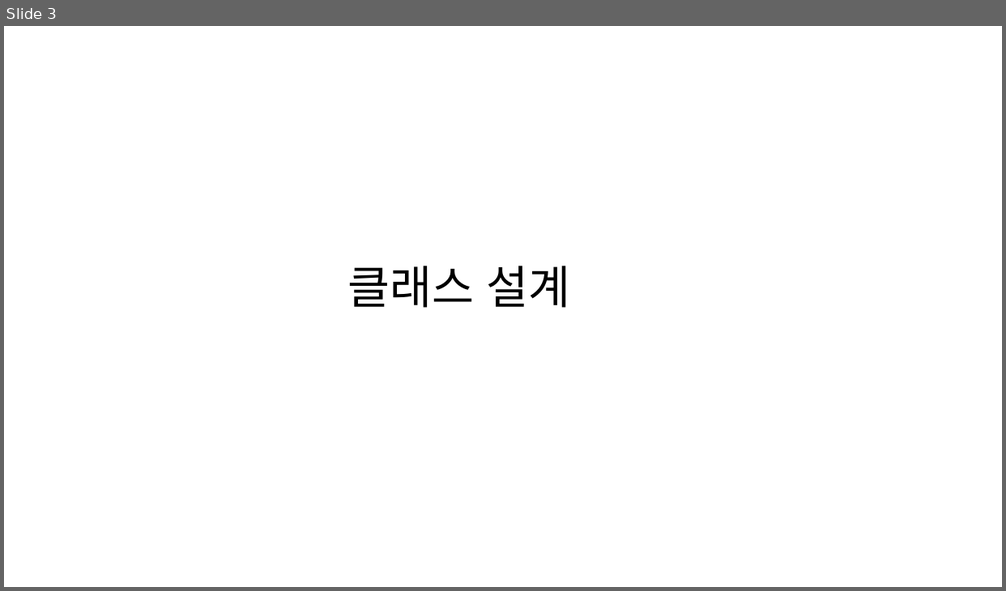
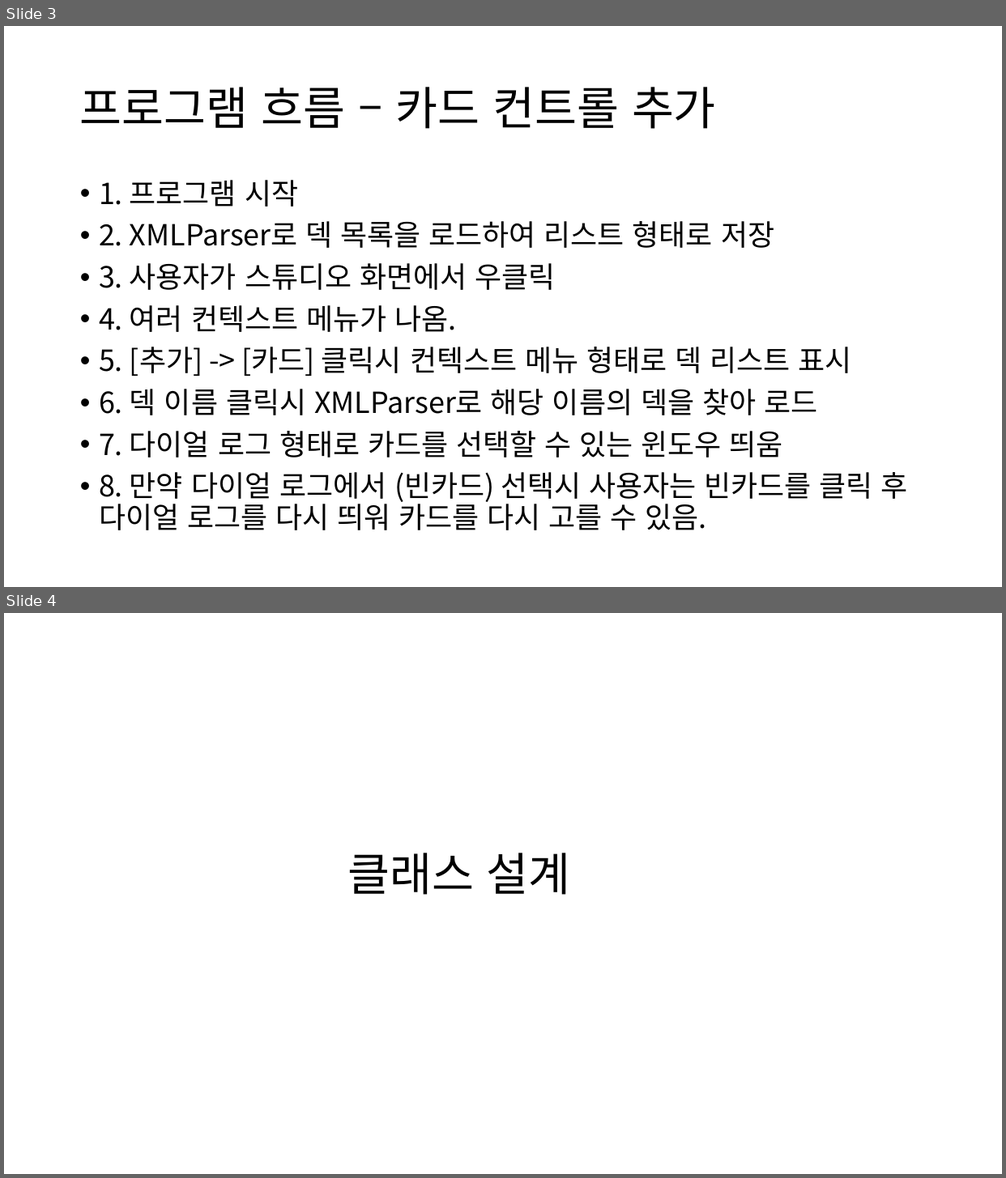
Before and after one commit to poro912/TaroDesktopPrivate, a slide deck: Document/타로 상세 설계서.pptx. Shown one above the other, each under a label of ours: slide 3 before the commit, slides 3 and 4 after it. The pictures are 1006x591 and 1006x1178 pixels, drawn with LibreOffice and Linux fonts; fonts in the diff are those of the drawing. Boxes give left, top, right and bottom in pixels: in the first picture for what was removed or moved away, otherwise in the second. Text is boxed around its words. In the diff, an @@ line names an element or a change of style, - is before the commit and + after.

Commit message:
폴더 구조 추가 및 상서 설계서 수정

```diff
--- a/Document/타로 상세 설계서.pptx
+++ b/Document/타로 상세 설계서.pptx
@@ slide 3 added at box(4, 26, 1002, 587), background #FFFFFF @@
@@ title added at box(80, 87, 716, 129), 44 pt, text #000000 @@
+프로그램 흐름 – 카드 컨트롤 추가
@@ text added at box(99, 180, 908, 531), 28 pt, text #000000 @@
+• 1. 프로그램 시작
+• 2. XMLParser로 덱 목록을 로드하여 리스트 형태로 저장
+• 3. 사용자가 스튜디오 화면에서 우클릭
+• 4. 여러 컨텍스트 메뉴가 나옴.
+• 5. [추가] -> [카드] 클릭시 컨텍스트 메뉴 형태로 덱 리스트 표시
+• 6. 덱 이름 클릭시 XMLParser로 해당 이름의 덱을 찾아 로드
+• 7. 다이얼 로그 형태로 카드를 선택할 수 있는 윈도우 띄움
+• 8. 만약 다이얼 로그에서 (빈카드) 선택시 사용자는 빈카드를 클릭 후 다이얼 로그를 다시 띄워 카드를 다시 고를 수 있음.
@@ what was slide 3 is now slide 4 @@
```
Also in this commit, not shown: 4 slides changed, 11 other slides added, 4 slides removed.
